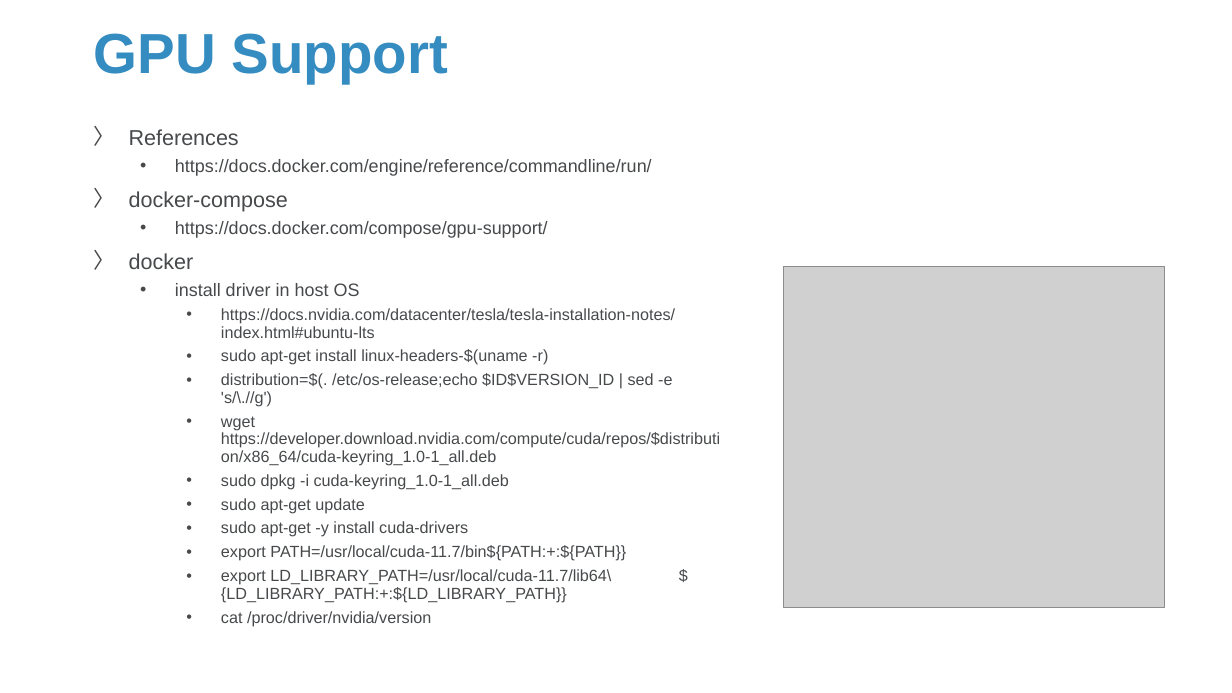
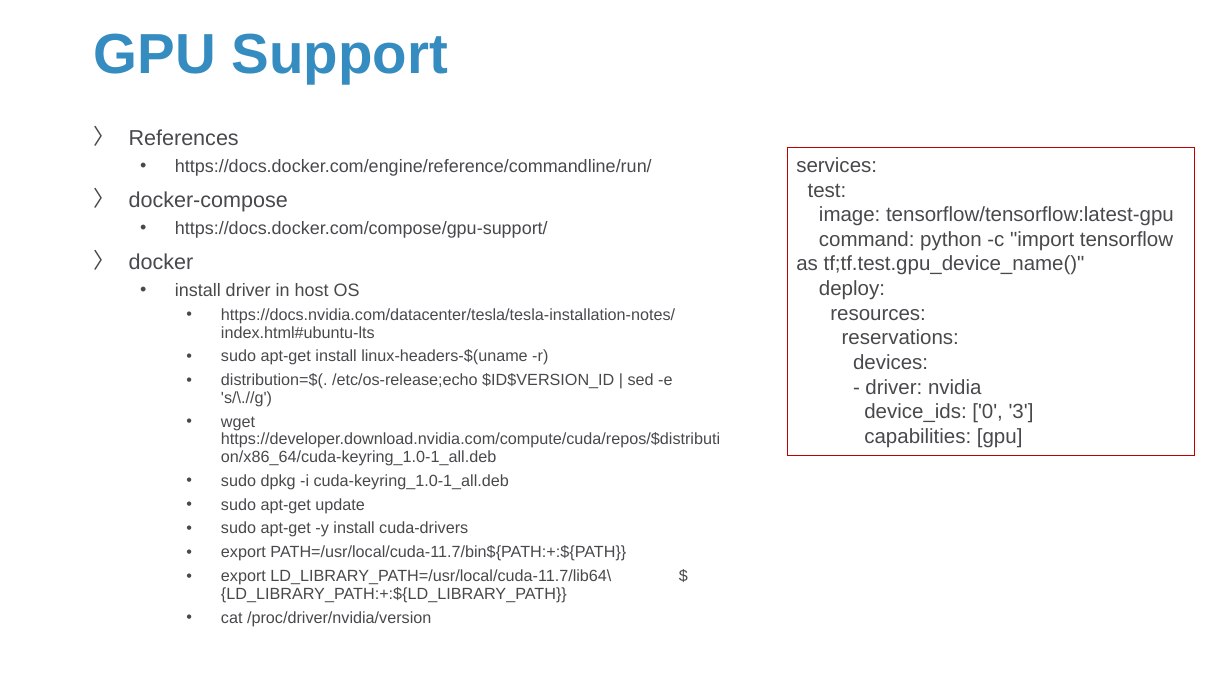
Before and after one commit to Sparks-Lu/TechNotes, a slide deck: slide 29 of Misc/Docker-Notes.pptx (slide 25 before the commit). Drawn at 1232x693 pixels with LibreOffice and Linux fonts; fonts in the diff are those of the drawing; grey boxes stand for pictures; background and template pictures are left out. Boxes give left, top, right and bottom in pixels: in the first picture for what was removed or moved away, otherwise in the second. Text is boxed around its words. In the diff, an @@ line names an element or a change of style, - is before the commit and + after.

```diff
--- a/Misc/Docker-Notes.pptx
+++ b/Misc/Docker-Notes.pptx
@@ rectangle added at (x1=787, y1=147, x2=1195, y2=455), outline #C00000 0.75 pt, 16 pt, text #47494B @@
+services:
+test:
+image: tensorflow/tensorflow:latest-gpu
+command: python -c "import tensorflow as tf;tf.test.gpu_device_name()"
+deploy:
+resources:
+reservations:
+devices:
+- driver: nvidia
+device_ids: ['0', '3']
+capabilities: [gpu]
@@ picture removed at (x1=784, y1=267, x2=1165, y2=608) @@
```
Also in this commit, not shown: 11 other slides changed, 7 slides added, 8 other files.
